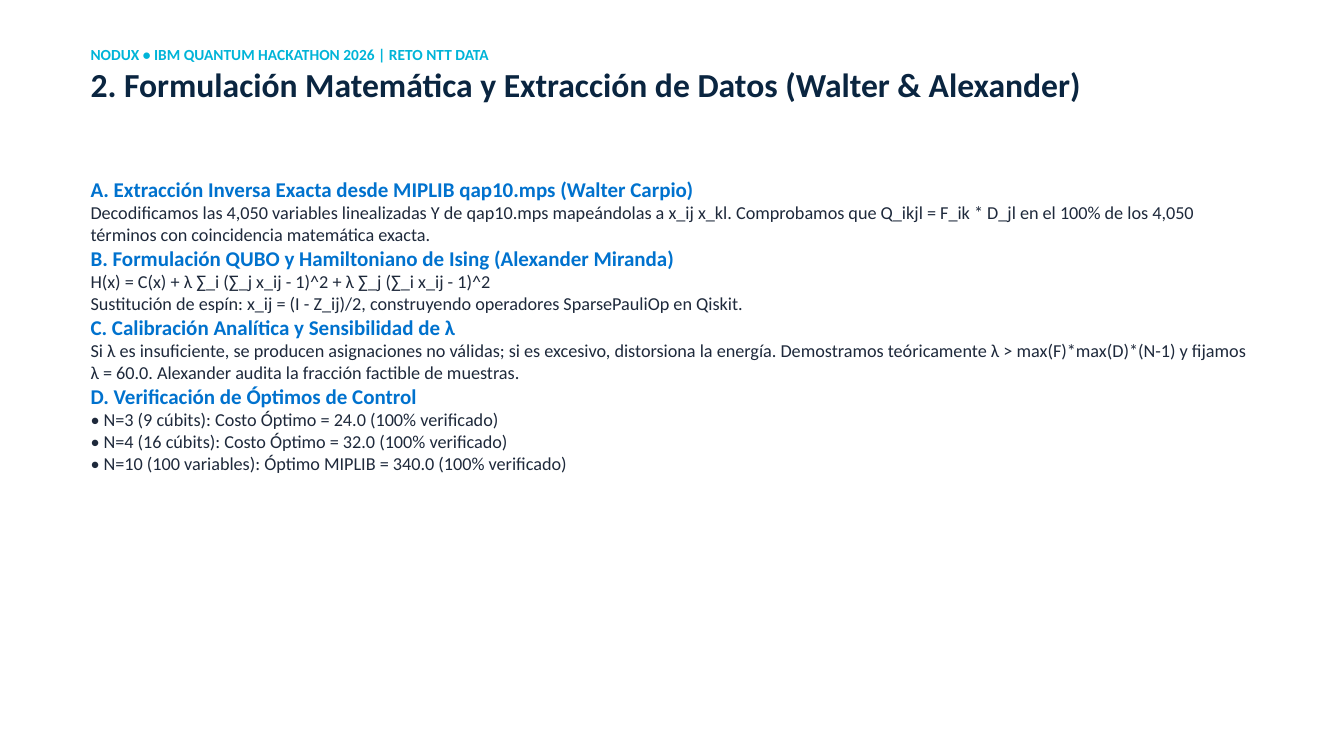
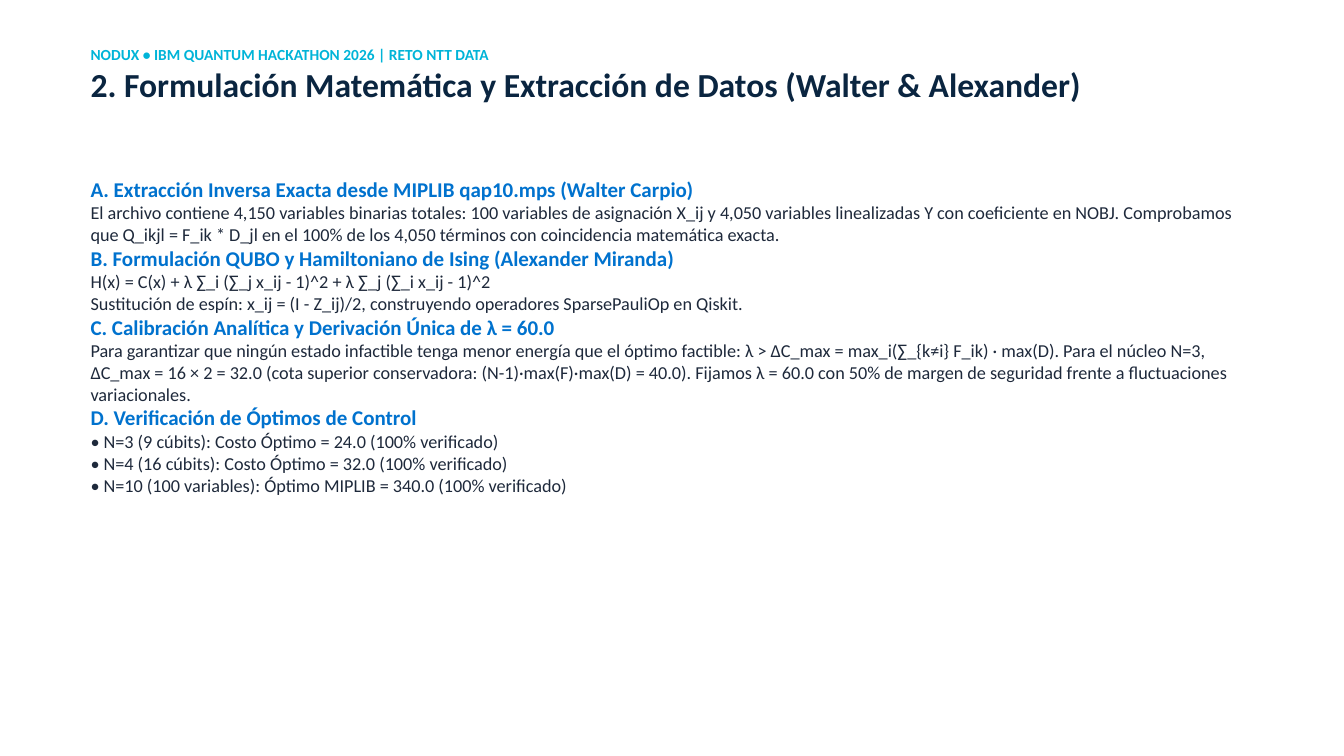
Before and after one commit to alex8v124/nodux-quantum, a slide deck: slide 3 of pitch/NODUX_Pitch_Deck_QAP10_NTT_DATA.pptx. Drawn at 1344x756 pixels with LibreOffice and Linux fonts; fonts in the diff are those of the drawing. Boxes give left, top, right and bottom in pixels: in the first picture for what was removed or moved away, otherwise in the second. Text is boxed around its words. In the diff, an @@ line names an element or a change of style, - is before the commit and + after.

```diff
--- a/pitch/NODUX_Pitch_Deck_QAP10_NTT_DATA.pptx
+++ b/pitch/NODUX_Pitch_Deck_QAP10_NTT_DATA.pptx
@@ text at (x1=91, y1=206, x2=1231, y2=244): text changed @@
-Decodificamos las 4,050 variables linealizadas Y de qap10.mps mapeándolas a x_ij x_kl. Comprobamos que Q_ikjl = F_ik * D_jl en el 100% de los 4,050 términos con coincidencia matemática exacta.
+El archivo contiene 4,150 variables binarias totales: 100 variables de asignación X_ij y 4,050 variables linealizadas Y con coeficiente en NOBJ. Comprobamos que Q_ikjl = F_ik * D_jl en el 100% de los 4,050 términos con coincidencia matemática exacta.
@@ text at (x1=91, y1=317, x2=1227, y2=401): text changed @@
-C. Calibración Analítica y Sensibilidad de λ
-Si λ es insuficiente, se producen asignaciones no válidas; si es excesivo, distorsiona la energía. Demostramos teóricamente λ > max(F)*max(D)*(N-1) y fijamos λ = 60.0. Alexander audita la fracción factible de muestras.
+C. Calibración Analítica y Derivación Única de λ = 60.0
+Para garantizar que ningún estado infactible tenga menor energía que el óptimo factible: λ > ΔC_max = max_i(∑_{k≠i} F_ik) · max(D). Para el núcleo N=3, ΔC_max = 16 × 2 = 32.0 (cota superior conservadora: (N-1)·max(F)·max(D) = 40.0). Fijamos λ = 60.0 con 50% de margen de seguridad frente a fluctuaciones variacionales.
```
Also in this commit, not shown: 4 other slides changed, 9 other files.
